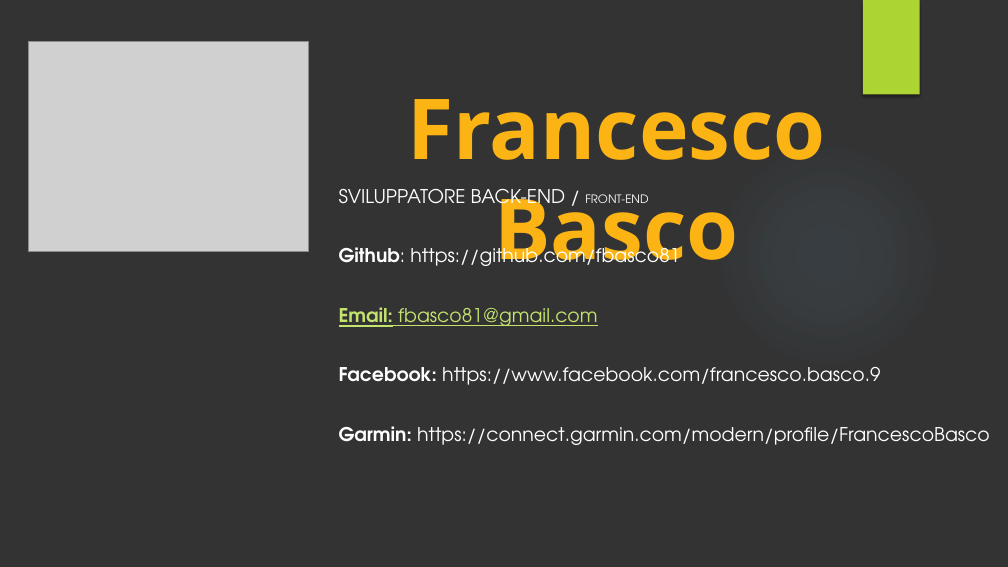
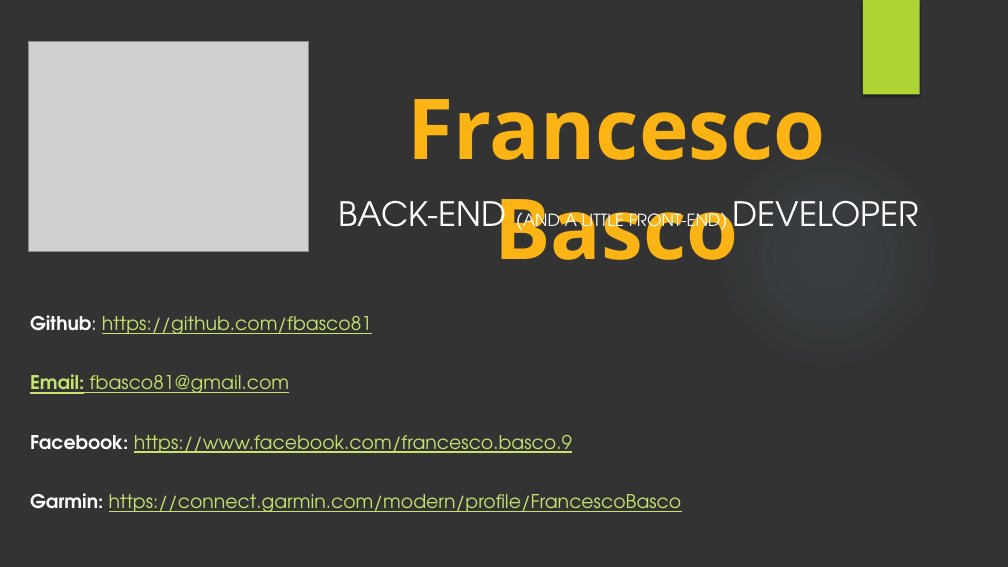
Before and after one commit to fbasco81/triathlon-race-demo, a slide deck: slide 1 of src/Host/presentation/Presentazione.pptx. Drawn at 1008x567 pixels with LibreOffice and Linux fonts; fonts in the diff are those of the drawing; grey boxes stand for pictures; background and template pictures are left out. Boxes give left, top, right and bottom in pixels: in the first picture for what was removed or moved away, otherwise in the second. Text is boxed around its words. In the diff, an @@ line names an element or a change of style, - is before the commit and + after.

```diff
--- a/src/Host/presentation/Presentazione.pptx
+++ b/src/Host/presentation/Presentazione.pptx
@@ text at box(339, 199, 721, 243): text changed; size 18 to 16 pt @@
-SVILUPPATORE BACK-END / FRONT-END
+BACK-END (AND A LITTLE FRONT-END) DEVELOPER
@@ text "Github: https://github.com/fbasco81": place and size @@
-text "Github: https://github.com/fbasco81" at box(339, 243, 680, 266)
+text "Github: https://github.com/fbasco81" at box(30, 315, 372, 334)
@@ text "Github: https://github.com/fbasco81" at box(30, 315, 372, 334): text colour #FFFFFF to #C4E46E, underline on in "https://github.com/fbasco81" @@
@@ text "Email: fbasco81@gmail.com": place and size @@
-text "Email: fbasco81@gmail.com" at box(339, 307, 597, 327)
+text "Email: fbasco81@gmail.com" at box(30, 374, 289, 394)
@@ text "Facebook: https://www.facebook.com/francesco.basco.9": place and size @@
-text "Facebook: https://www.facebook.com/francesco.basco.9" at box(339, 367, 880, 385)
+text "Facebook: https://www.facebook.com/francesco.basco.9" at box(30, 435, 572, 453)
@@ text "Facebook: https://www.facebook.com/francesco.basco.9" at box(30, 435, 572, 453): text colour #FFFFFF to #C4E46E, underline on in "https://www.facebook.com/francesco.basco.9" @@
@@ text "Garmin: https://connect.garmin.com/modern/profile/FrancescoB ...": place and size @@
-text "Garmin: https://connect.garmin.com/modern/profile/FrancescoB ..." at box(339, 426, 990, 445)
+text "Garmin: https://connect.garmin.com/modern/profile/FrancescoB ..." at box(30, 493, 682, 512)
@@ text "Garmin: https://connect.garmin.com/modern/profile/FrancescoB ..." at box(30, 493, 682, 512): text colour #FFFFFF to #C4E46E, underline on in "https://connect.garmin.com/modern/profile/FrancescoBasco" @@
```
Also in this commit, not shown: 2 other slides changed, 2 slides added, 13 slides removed, 1 other file.
